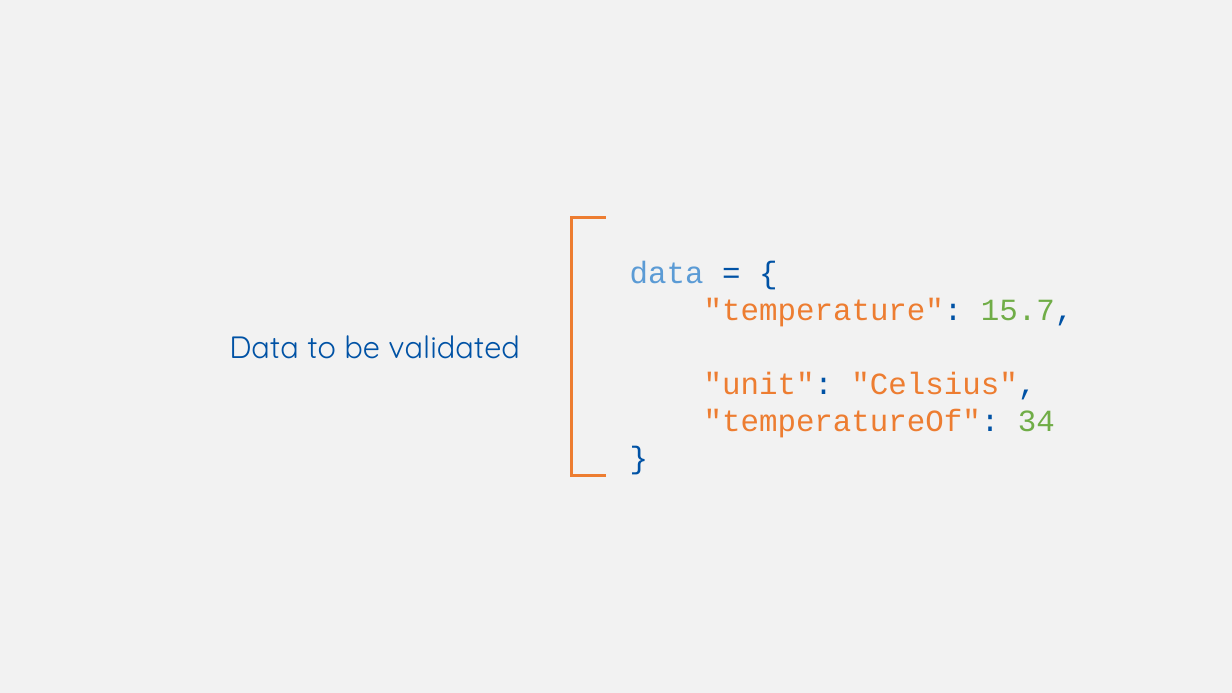
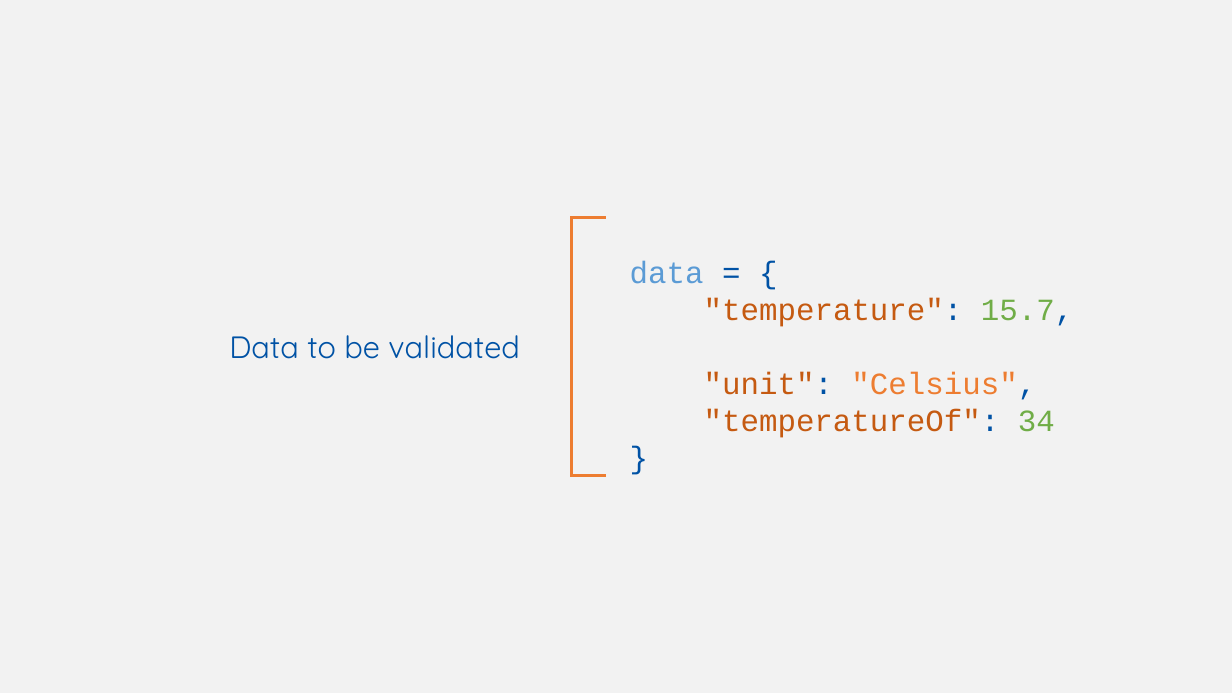
Before and after one commit to w3c/wot-cg, a slide deck: slide 23 of Tutorials/whatiswot/8-JSON_Schema_in_Practice_3/8-JSON_Schema_in_Practice_3.pptx. Drawn at 1232x693 pixels with LibreOffice and Linux fonts; fonts in the diff are those of the drawing. Boxes give left, top, right and bottom in pixels: in the first picture for what was removed or moved away, otherwise in the second. Text is boxed around its words. In the diff, an @@ line names an element or a change of style, - is before the commit and + after.

```diff
--- a/Tutorials/whatiswot/8-JSON_Schema_in_Practice_3/8-JSON_Schema_in_Practice_3.pptx
+++ b/Tutorials/whatiswot/8-JSON_Schema_in_Practice_3/8-JSON_Schema_in_Practice_3.pptx
@@ text at [704,298,1073,438]: text colour #ED7D31 to #C55A11 in ""temperature":", ""unit":", ""temperatureOf":" @@
```
Also in this commit, not shown: 9 other slides changed.
